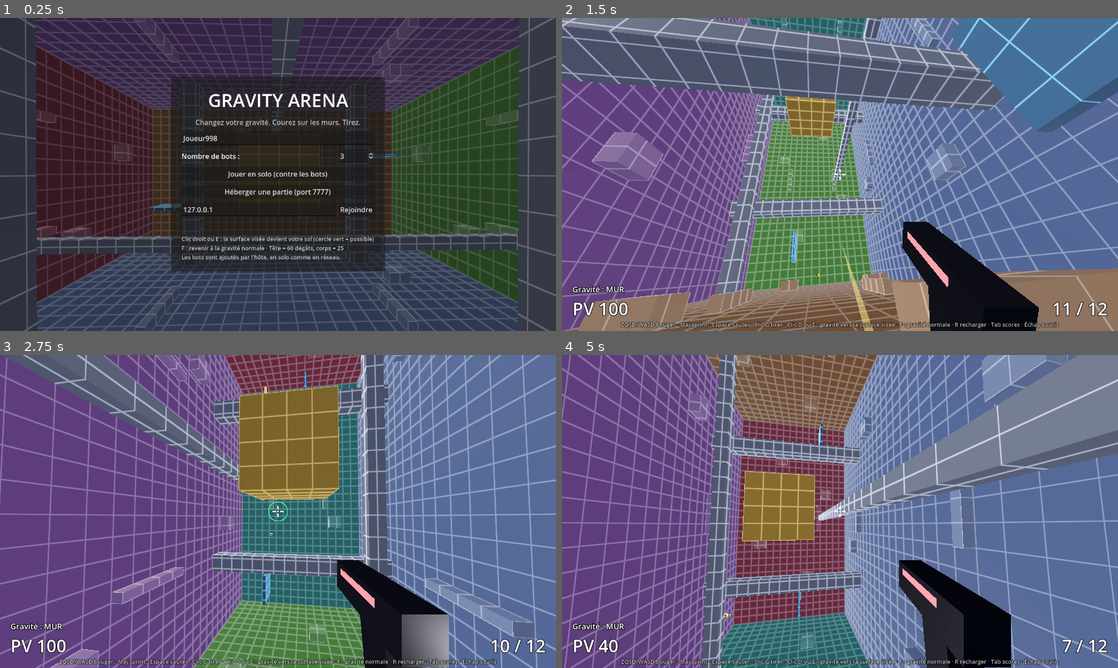
Above: before the commit, frames 1-4 (two rows, left to right).
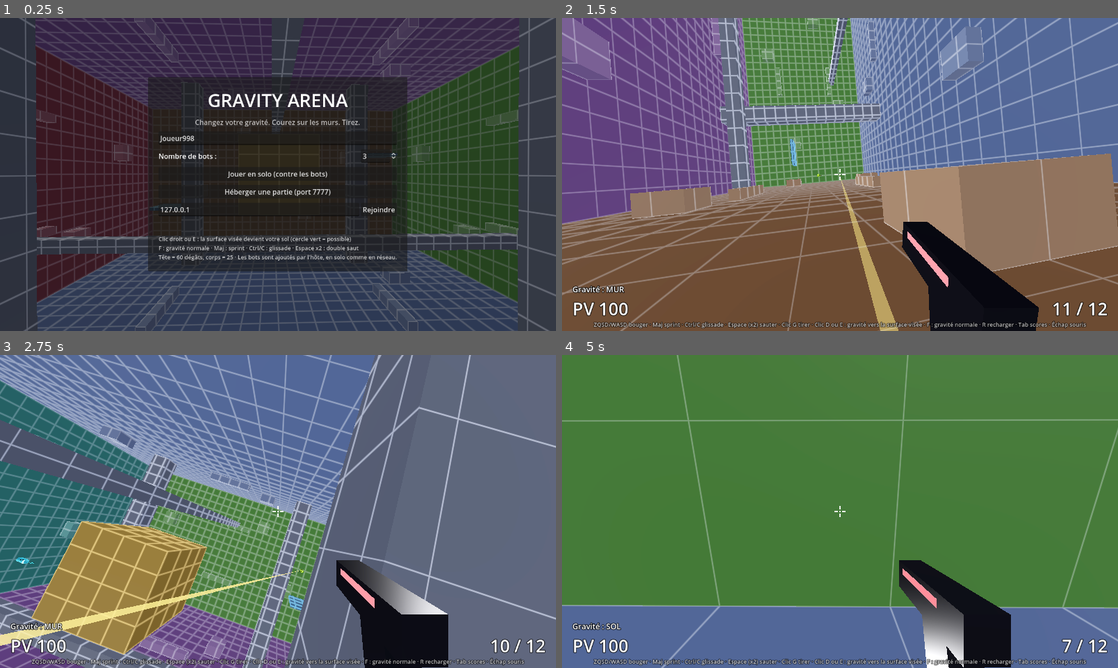
Above: after the commit, the same moments.

Repository: Aikow121/gravity-arena
Game: Godot game, scene res://scenes/main.tscn
Two runs of this game, one before a commit and one after it. Both use one fixed random seed, a clock stepped at 60 frames per second and the inputs below.
Inputs (mouse positions are in pixels of both pictures, inside the frame that each line leads up to):
- Up to frame 1 (0.25 s): no input
- Up to frame 2 (1.5 s): click "Jouer en solo (contre les bot…" at 0.5 s; tap Enter at 1.25 s; move the mouse to (867, 174) at 1.27 s; hold W (move_forward) from 1.28 s (still down); hold Shift (sprint) from 1.28 s (still down); tap E (gravity_switch) at 1.35 s; click (867, 174) at 1.42 s
- Up to frame 3 (2.75 s): keep holding W (move_forward); tap Space (jump) at 1.52, 1.82, 2.27, 2.57 s; move the mouse to (250, 511) at 2.02 s; release Shift (sprint) at 2.03 s; tap Shift (sprint) at 2.1 s; click (250, 511) at 2.17 s; tap Ctrl (slide, bound only after the commit) at 2.3 s
- Up to frame 4 (5 s): keep holding W (move_forward); move the mouse to (851, 505) at 2.77 s; tap Ctrl (slide, bound only after the commit) at 2.85 s; click (851, 505) at 2.92 s; tap C at 3.05, 3.6 s; move the mouse to (834, 517) at 3.52 s; click (834, 517) at 3.67 s; tap Space (jump) at 3.77, 3.8, 4.07 s; move the mouse to (878, 514) at 4.27 s; hold Space (jump) from 4.28 s (still down); click (878, 514) at 4.42 s; tap E (gravity_switch) at 4.55 s; tap F (gravity_reset) at 4.9 s

The runs differ from the first frame. In frame 1, 5.7% of the frame differs, in the area x 26-74%, y 18-81%; in frame 2, 70%; in frame 3, 90%; in frame 4, 92%, in the area x 0-100%, y 0-100%.

Commit message:
Caméra fixe pendant le changement de gravité, glissade, double saut
- La rotation de gravité pivote autour de la tête en gardant la direction
  de visée ; pas de chute pendant la rotation.
- Glissade (Ctrl/C) avec hitbox basse, saut depuis la glissade qui garde l'élan.
- Double saut, contrôle aérien qui conserve la vitesse.
- Sprint vers l'avant avec effet de champ de vision.

Co-Authored-By: Claude Opus 5.5 <noreply@anthropic.com>
Claude-Session: https://claude.ai/code/session_012MQT2eeXsmiABPAaqaVHRa

Diff:
--- a/scripts/hud.gd
+++ b/scripts/hud.gd
@@ -96,7 +96,7 @@
 
 	var help := _make_label(13)
 	help.modulate = Color(1, 1, 1, 0.7)
-	help.text = "ZQSD/WASD bouger · Maj sprint · Espace sauter · Clic G tirer · Clic D ou E : gravité vers la surface visée · F : gravité normale · R recharger · Tab scores · Échap souris"
+	help.text = "ZQSD/WASD bouger · Maj sprint · Ctrl/C glissade · Espace (x2) sauter · Clic G tirer · Clic D ou E : gravité vers la surface visée · F : gravité normale · R recharger · Tab scores · Échap souris"
 	_root.add_child(help)
 	help.set_anchors_and_offsets_preset(Control.PRESET_CENTER_BOTTOM, Control.PRESET_MODE_MINSIZE, 6)
 	help.grow_horizontal = Control.GROW_DIRECTION_BOTH
--- a/scripts/main.gd
+++ b/scripts/main.gd
@@ -64,6 +64,7 @@
 	_add_key("move_right", [KEY_D, KEY_RIGHT])
 	_add_key("jump", [KEY_SPACE])
 	_add_key("sprint", [KEY_SHIFT])
+	_add_key("slide", [KEY_CTRL, KEY_C])
 	_add_key("reload", [KEY_R])
 	_add_key("gravity_switch", [KEY_E])
 	_add_key("gravity_reset", [KEY_F])
@@ -194,7 +195,7 @@
 	var help := Label.new()
 	help.add_theme_font_size_override("font_size", 13)
 	help.modulate = Color(1, 1, 1, 0.75)
-	help.text = "Clic droit ou E : la surface visée devient votre sol (cercle vert = possible)\nF : revenir à la gravité normale · Tête = 60 dégâts, corps = 25\nLes bots sont ajoutés par l'hôte, en solo comme en réseau."
+	help.text = "Clic droit ou E : la surface visée devient votre sol (cercle vert = possible)\nF : gravité normale · Maj : sprint · Ctrl/C : glissade · Espace x2 : double saut\nTête = 60 dégâts, corps = 25 · Les bots sont ajoutés par l'hôte, en solo comme en réseau."
 	vb.add_child(help)
 
 
--- a/scripts/player.gd
+++ b/scripts/player.gd
@@ -5,22 +5,39 @@
 ## sa position ; les autres ne font qu'interpoler.
 
 const WALK_SPEED := 8.0
-const SPRINT_SPEED := 12.0
+const SPRINT_SPEED := 12.5
 const GROUND_ACCEL := 70.0
-const AIR_ACCEL := 18.0
-const AIR_DRAG := 2.0
+const AIR_ACCEL := 25.0
+const AIR_DRAG := 1.5
 const GRAVITY := 24.0
 const JUMP_SPEED := 9.0
+const DOUBLE_JUMP_SPEED := 8.5
+const AIR_JUMPS := 1                 # nombre de sauts supplémentaires en l'air
 const MAX_FALL_SPEED := 45.0
+
+const SLIDE_MIN_SPEED := 5.0         # vitesse minimale pour déclencher une glissade
+const SLIDE_BOOST := 16.0            # vitesse au début de la glissade
+const SLIDE_TIME := 0.9
+const SLIDE_FRICTION := 9.0
+const SLIDE_COOLDOWN := 0.4
+
 const MOUSE_SENS := 0.0022
-const SWITCH_TIME := 0.35        # durée de la rotation lors d'un changement de gravité
-const SWITCH_RANGE := 80.0       # portée du "visé" de surface
+const PITCH_MAX := deg_to_rad(89.0)
+const SWITCH_TIME := 0.35            # durée de la rotation lors d'un changement de gravité
+const SWITCH_RANGE := 80.0           # portée du "visé" de surface
 const SWITCH_COOLDOWN := 0.5
+
 const MAX_AMMO := 12
 const FIRE_DELAY := 0.15
 const RELOAD_TIME := 1.3
 const BODY_DAMAGE := 25
 const HEAD_DAMAGE := 60
+
+const HEAD_HEIGHT := 0.6
+const SLIDE_HEAD_HEIGHT := -0.05
+const FOV_BASE := 85.0
+const FOV_SPRINT := 92.0
+const FOV_SLIDE := 97.0
 const GUN_POS := Vector3(0.25, -0.22, -0.45)
 const ROOM_CENTER := Vector3(0, 16, 0)
 const ROOM_HALF := Vector3(30, 16, 30)
@@ -33,6 +50,8 @@
 var alive := true
 var ammo := MAX_AMMO
 var can_switch_target := false
+var sliding := false
+var sprinting := false
 
 ## Direction "haut" actuelle du joueur (la gravité tire dans -grav_up).
 var grav_up := Vector3.UP
@@ -42,14 +61,23 @@
 var gun: Node3D
 var muzzle: Node3D
 var _shape: CollisionShape3D
+var _capsule: CapsuleShape3D
 var _body_mesh: MeshInstance3D
 var _visor: MeshInstance3D
 var _label: Label3D
 
-var _q_from := Quaternion.IDENTITY
-var _q_to := Quaternion.IDENTITY
+# Changement de gravité : on fait tourner le "haut" du joueur autour d'un axe,
+# en gardant la direction de visée fixe dans le monde (la caméra ne bascule pas).
 var _switch_t := 1.0
 var _switch_cd := 0.0
+var _sw_from := Vector3.UP
+var _sw_axis := Vector3.RIGHT
+var _sw_angle := 0.0
+var _aim_dir := Vector3.FORWARD
+
+var _air_jumps_left := AIR_JUMPS
+var _slide_t := 0.0
+var _slide_cd := 0.0
 var _fire_cd := 0.0
 var _reload_t := 0.0
 var _gun_kick := 0.0
@@ -71,6 +99,10 @@
 
 func is_reloading() -> bool:
 	return _reload_t > 0.0
+
+
+func is_switching() -> bool:
+	return _switch_t < 1.0
 
 
 static func make_transform(pos: Vector3, up: Vector3, look_point: Vector3) -> Transform3D:
@@ -88,10 +120,10 @@
 	floor_snap_length = 0.3
 
 	_shape = CollisionShape3D.new()
-	var cap := CapsuleShape3D.new()
-	cap.radius = 0.4
-	cap.height = 1.8
-	_shape.shape = cap
+	_capsule = CapsuleShape3D.new()
+	_capsule.radius = 0.4
+	_capsule.height = 1.8
+	_shape.shape = _capsule
 	add_child(_shape)
 
 	_body_mesh = MeshInstance3D.new()
@@ -106,7 +138,7 @@
 	add_child(_body_mesh)
 
 	head = Node3D.new()
-	head.position = Vector3(0, 0.6, 0)
+	head.position = Vector3(0, HEAD_HEIGHT, 0)
 	add_child(head)
 
 	_visor = MeshInstance3D.new()
@@ -123,7 +155,7 @@
 	head.add_child(_visor)
 
 	camera = Camera3D.new()
-	camera.fov = 85
+	camera.fov = FOV_BASE
 	camera.near = 0.05
 	head.add_child(camera)
 
@@ -142,12 +174,12 @@
 	grip.position = Vector3(0, -0.08, 0.06)
 	grip.rotation_degrees.x = -12
 	gun.add_child(grip)
-	var slide := MeshInstance3D.new()
+	var slide_part := MeshInstance3D.new()
 	var gm2 := BoxMesh.new()
 	gm2.size = Vector3(0.08, 0.09, 0.32)
-	slide.mesh = gm2
-	slide.material_override = gmat
-	gun.add_child(slide)
+	slide_part.mesh = gm2
+	slide_part.material_override = gmat
+	gun.add_child(slide_part)
 	var stripe := MeshInstance3D.new()
 	var gm3 := BoxMesh.new()
 	gm3.size = Vector3(0.082, 0.02, 0.2)
@@ -170,7 +202,6 @@
 	_label.font_size = 48
 	_label.pixel_size = 0.006
 	_label.billboard = BaseMaterial3D.BILLBOARD_ENABLED
-	_label.no_depth_test = false
 	_label.position = Vector3(0, 1.3, 0)
 	add_child(_label)
 
@@ -190,18 +221,18 @@
 	if Input.mouse_mode != Input.MOUSE_MODE_CAPTURED:
 		return
 	if event is InputEventMouseMotion:
-		_apply_yaw(-event.relative.x * MOUSE_SENS)
-		head.rotation.x = clampf(head.rotation.x - event.relative.y * MOUSE_SENS, deg_to_rad(-89), deg_to_rad(89))
-
-
-func _apply_yaw(angle: float) -> void:
-	var r := Quaternion(Vector3.UP, angle)
-	if _switch_t < 1.0:
-		# Pendant la rotation de gravité, on applique le lacet aux deux extrémités.
-		_q_from = (_q_from * r).normalized()
-		_q_to = (_q_to * r).normalized()
-	else:
-		rotate_object_local(Vector3.UP, angle)
+		var yaw: float = -event.relative.x * MOUSE_SENS
+		var pitch: float = -event.relative.y * MOUSE_SENS
+		if is_switching():
+			# Pendant la rotation, la souris agit directement sur la direction de visée.
+			var b := global_transform.basis
+			_aim_dir = _aim_dir.rotated(b.y.normalized(), yaw)
+			var nd := _aim_dir.rotated(b.x.normalized(), pitch)
+			if absf(nd.dot(b.y.normalized())) < 0.999:
+				_aim_dir = nd
+		else:
+			rotate_object_local(Vector3.UP, yaw)
+			head.rotation.x = clampf(head.rotation.x + pitch, -PITCH_MAX, PITCH_MAX)
 
 
 # ---------------------------------------------------------------- Simulation
@@ -210,6 +241,7 @@
 	if not is_multiplayer_authority():
 		return
 	_switch_cd = maxf(0.0, _switch_cd - delta)
+	_slide_cd = maxf(0.0, _slide_cd - delta)
 	_fire_cd = maxf(0.0, _fire_cd - delta)
 	if _reload_t > 0.0:
 		_reload_t -= delta
@@ -221,14 +253,16 @@
 	var move := Vector2.ZERO
 	var jump := false
 	var sprint := false
+	var slide := false
 	if is_bot:
 		var r := _bot_brain(delta)
 		move = r[0]
 		jump = r[1]
 	elif main.input_enabled():
 		move = Input.get_vector("move_left", "move_right", "move_forward", "move_back")
-		jump = Input.is_action_pressed("jump")
+		jump = Input.is_action_just_pressed("jump")
 		sprint = Input.is_action_pressed("sprint")
+		slide = Input.is_action_just_pressed("slide")
 		if Input.is_action_just_pressed("shoot"):
 			_shoot(camera.global_position, -camera.global_transform.basis.z)
 		if Input.is_action_just_pressed("reload"):
@@ -239,7 +273,7 @@
 			start_gravity_switch(Vector3.UP)
 
 	_update_switch(delta)
-	_move(delta, move, jump, sprint)
+	_move(delta, move, jump, sprint, slide)
 
 	if is_local():
 		var hit := _aim_surface()
@@ -247,10 +281,10 @@
 
 	_check_bounds()
 	if not multiplayer.get_peers().is_empty():
-		net_state.rpc(global_transform, head.rotation.x, grav_up)
-
-
-func _move(delta: float, input: Vector2, jump: bool, sprint: bool) -> void:
+		net_state.rpc(global_transform, head.rotation.x, grav_up, sliding)
+
+
+func _move(delta: float, input: Vector2, jump: bool, sprint: bool, slide: bool) -> void:
 	var up := grav_up
 	up_direction = up
 	var b := global_transform.basis
@@ -265,21 +299,67 @@
 
 	var vert := up * velocity.dot(up)
 	var horiz := velocity - vert
-	var speed := SPRINT_SPEED if sprint else WALK_SPEED
-	if is_on_floor():
-		horiz = horiz.move_toward(wish * speed, GROUND_ACCEL * delta)
+	var on_floor := is_on_floor()
+	if on_floor:
+		_air_jumps_left = AIR_JUMPS
+
+	sprinting = sprint and input.y < 0.0 and not sliding
+	var speed := SPRINT_SPEED if sprinting else WALK_SPEED
+
+	# --- Glissade
+	if slide and on_floor and not sliding and _slide_cd <= 0.0 and horiz.length() > SLIDE_MIN_SPEED:
+		var dir := horiz.normalized()
+		if wish.length() > 0.1:
+			dir = wish.normalized()
+		horiz = dir * maxf(horiz.length() + 4.0, SLIDE_BOOST)
+		_set_sliding(true)
+		_slide_t = SLIDE_TIME
+	if sliding:
+		_slide_t -= delta
+		if on_floor:
+			horiz = horiz.move_toward(Vector3.ZERO, SLIDE_FRICTION * delta)
+			# Léger contrôle latéral
+			if wish.length() > 0.1:
+				horiz = horiz.slerp(wish.normalized() * horiz.length(), clampf(delta * 1.5, 0.0, 1.0))
+		if _slide_t <= 0.0 or horiz.length() < 3.0 or (jump and on_floor):
+			_set_sliding(false)
+			_slide_cd = SLIDE_COOLDOWN
+
+	# --- Déplacement normal / saut / double saut
+	if on_floor:
+		if not sliding:
+			horiz = horiz.move_toward(wish * speed, GROUND_ACCEL * delta)
 		if jump:
-			vert = up * JUMP_SPEED
+			vert = up * JUMP_SPEED   # (un saut depuis une glissade garde l'élan)
 	else:
+		# Contrôle aérien qui conserve l'élan (glissade-saut, etc.)
 		if wish != Vector3.ZERO:
-			horiz = horiz.move_toward(wish * speed, AIR_ACCEL * delta)
-		else:
-			horiz = horiz.move_toward(Vector3.ZERO, AIR_DRAG * delta)
-		vert -= up * GRAVITY * delta
-		if -vert.dot(up) > MAX_FALL_SPEED:
-			vert = -up * MAX_FALL_SPEED
+			var add := clampf(speed - horiz.dot(wish), 0.0, AIR_ACCEL * delta)
+			horiz += wish * add
+		horiz = horiz.move_toward(Vector3.ZERO, AIR_DRAG * delta)
+		if jump and _air_jumps_left > 0:
+			_air_jumps_left -= 1
+			vert = up * DOUBLE_JUMP_SPEED
+			if wish != Vector3.ZERO:
+				# Le double saut permet de réorienter sa trajectoire
+				horiz = wish * maxf(horiz.length(), speed)
+		elif not is_switching():   # pas de chute pendant la rotation : la caméra reste en place
+			vert -= up * GRAVITY * delta
+			if -vert.dot(up) > MAX_FALL_SPEED:
+				vert = -up * MAX_FALL_SPEED
 	velocity = horiz + vert
 	move_and_slide()
+
+
+func _set_sliding(on: bool) -> void:
+	if sliding == on:
+		return
+	sliding = on
+	# Hitbox plus basse pendant la glissade (les pieds restent au même endroit)
+	_capsule.height = 1.1 if on else 1.8
+	_shape.position.y = -0.35 if on else 0.0
+	_body_mesh.scale.y = 0.61 if on else 1.0
+	_body_mesh.position.y = -0.35 if on else 0.0
 
 
 # ---------------------------------------------------------------- Gravité
@@ -306,18 +386,15 @@
 	if new_up.dot(grav_up) > 0.98:
 		return
 	var b := global_transform.basis.orthonormalized()
-	var q_cur := b.get_rotation_quaternion()
 	var cur_up := b.y
-	var rot: Quaternion
-	if cur_up.dot(new_up) < -0.995:
-		rot = Quaternion(b.x.normalized(), PI)   # retournement complet (sol <-> plafond)
-	else:
-		rot = Quaternion(cur_up, new_up)
-	_q_from = q_cur
-	_q_to = (rot * q_cur).normalized()
+	var axis := cur_up.cross(new_up)
+	if axis.length() < 0.001:
+		axis = b.x   # retournement complet sol <-> plafond
+	_sw_from = cur_up
+	_sw_axis = axis.normalized()
+	_sw_angle = cur_up.angle_to(new_up)
+	_aim_dir = -camera.global_transform.basis.z
 	_switch_t = 0.0
-	if is_on_floor():
-		velocity += grav_up * 3.0   # petite impulsion pour décoller de la surface
 	grav_up = new_up
 	_switch_cd = SWITCH_COOLDOWN
 
@@ -326,10 +403,27 @@
 	if _switch_t >= 1.0:
 		return
 	_switch_t = minf(1.0, _switch_t + delta / SWITCH_TIME)
-	var t := smoothstep(0.0, 1.0, _switch_t)
-	var xf := global_transform
-	xf.basis = Basis(_q_from.slerp(_q_to, t))
-	global_transform = xf
+	var up_t := grav_up
+	if _switch_t < 1.0:
+		up_t = _sw_from.rotated(_sw_axis, _sw_angle * smoothstep(0.0, 1.0, _switch_t)).normalized()
+	_orient_keep_aim(up_t)
+
+
+## Oriente le corps selon up_t tout en gardant la caméra immobile :
+## même position de tête et même direction de visée dans le monde.
+func _orient_keep_aim(up_t: Vector3) -> void:
+	var b := global_transform.basis
+	var fwd := _aim_dir - up_t * _aim_dir.dot(up_t)
+	if fwd.length() < 0.05:
+		fwd = -b.z - up_t * (-b.z).dot(up_t)
+		if fwd.length() < 0.05:
+			fwd = b.y - up_t * b.y.dot(up_t)
+		if fwd.length() < 0.05:
+			fwd = up_t.cross(Vector3.RIGHT) if absf(up_t.dot(Vector3.RIGHT)) < 0.9 else up_t.cross(Vector3.FORWARD)
+	var head_world := global_transform * head.position
+	var nb := Basis.looking_at(fwd.normalized(), up_t)
+	global_transform = Transform3D(nb, head_world - nb * head.position)
+	head.rotation.x = clampf(asin(clampf(_aim_dir.dot(up_t), -1.0, 1.0)), -PITCH_MAX, PITCH_MAX)
 
 
 # ---------------------------------------------------------------- Tir
@@ -355,13 +449,13 @@
 			var target := col as Player
 			if target.alive:
 				var local_y := (target.global_transform.affine_inverse() * end).y
-				var dmg := HEAD_DAMAGE if local_y > 0.45 else BODY_DAMAGE
-				main.report_hit(String(name), String(target.name), dmg)
+				var is_head := local_y > target.head.position.y - 0.15
+				main.report_hit(String(name), String(target.name), HEAD_DAMAGE if is_head else BODY_DAMAGE)
 		else:
 			impact = true
 	main.fire_fx(muzzle.global_position, end, impact)
-	if is_local():
-		head.rotation.x = clampf(head.rotation.x + 0.02, deg_to_rad(-89), deg_to_rad(89))
+	if is_local() and not is_switching():
+		head.rotation.x = clampf(head.rotation.x + 0.02, -PITCH_MAX, PITCH_MAX)
 	if ammo == 0:
 		_start_reload()
 
@@ -377,6 +471,7 @@
 func die() -> void:
 	alive = false
 	velocity = Vector3.ZERO
+	_set_sliding(false)
 	_shape.set_deferred("disabled", true)
 	_set_visuals(false)
 
@@ -395,6 +490,7 @@
 	grav_up = up
 	_switch_t = 1.0
 	velocity = Vector3.ZERO
+	_set_sliding(false)
 	global_transform = xf
 	_net_xform = xf
 	head.rotation.x = 0.0
@@ -418,11 +514,12 @@
 # ---------------------------------------------------------------- Réseau / rendu
 
 @rpc("authority", "call_remote", "unreliable_ordered")
-func net_state(xf: Transform3D, pitch: float, up: Vector3) -> void:
+func net_state(xf: Transform3D, pitch: float, up: Vector3, is_sliding: bool) -> void:
 	_net_xform = xf
 	_net_pitch = pitch
 	grav_up = up
 	_has_net = true
+	_set_sliding(is_sliding)
 
 
 func _process(delta: float) -> void:
@@ -430,6 +527,12 @@
 		var t := clampf(delta * 18.0, 0.0, 1.0)
 		global_transform = global_transform.interpolate_with(_net_xform, t)
 		head.rotation.x = lerpf(head.rotation.x, _net_pitch, t)
+	# Tête plus basse pendant la glissade
+	var target_h := SLIDE_HEAD_HEIGHT if sliding else HEAD_HEIGHT
+	head.position.y = move_toward(head.position.y, target_h, delta * 5.0)
+	if is_local():
+		var fov := FOV_SLIDE if sliding else (FOV_SPRINT if sprinting and velocity.length() > WALK_SPEED else FOV_BASE)
+		camera.fov = lerpf(camera.fov, fov, clampf(delta * 8.0, 0.0, 1.0))
 	_gun_kick = move_toward(_gun_kick, 0.0, delta * 8.0)
 	gun.position = GUN_POS + Vector3(0, 0, _gun_kick * 0.08)
 	gun.rotation.x = _gun_kick * 0.25
@@ -447,7 +550,7 @@
 		_bot_strafe = [-1.0, 0.0, 1.0].pick_random()
 
 	# Change de temps en temps de surface (mur, plafond…)
-	if _bot_switch_timer <= 0.0 and is_on_floor() and _switch_t >= 1.0:
+	if _bot_switch_timer <= 0.0 and is_on_floor() and not is_switching():
 		_bot_switch_timer = randf_range(5.0, 10.0)
 		var choices: Array = []
 		for d in [Vector3.UP, Vector3.DOWN, Vector3.LEFT, Vector3.RIGHT, Vector3.FORWARD, Vector3.BACK]:
@@ -460,14 +563,15 @@
 	if is_instance_valid(_bot_target) and _bot_target.alive:
 		var to := _bot_target.head.global_position - head.global_position
 		var flat := to - grav_up * to.dot(grav_up)
-		if _switch_t >= 1.0 and flat.length() > 0.5:
-			var want := Basis.looking_at(flat.normalized(), grav_up).get_rotation_quaternion()
-			var cur := global_transform.basis.orthonormalized().get_rotation_quaternion()
-			var xf := global_transform
-			xf.basis = Basis(cur.slerp(want, clampf(delta * 6.0, 0.0, 1.0)))
-			global_transform = xf
-		var local := global_transform.basis.inverse() * to
-		head.rotation.x = atan2(local.y, Vector2(local.x, local.z).length())
+		if not is_switching():
+			if flat.length() > 0.5:
+				var want := Basis.looking_at(flat.normalized(), grav_up).get_rotation_quaternion()
+				var cur := global_transform.basis.orthonormalized().get_rotation_quaternion()
+				var xf := global_transform
+				xf.basis = Basis(cur.slerp(want, clampf(delta * 6.0, 0.0, 1.0)))
+				global_transform = xf
+			var local := global_transform.basis.inverse() * to
+			head.rotation.x = atan2(local.y, Vector2(local.x, local.z).length())
 		var dist := to.length()
 		if dist > 14.0:
 			move.y = -1.0
